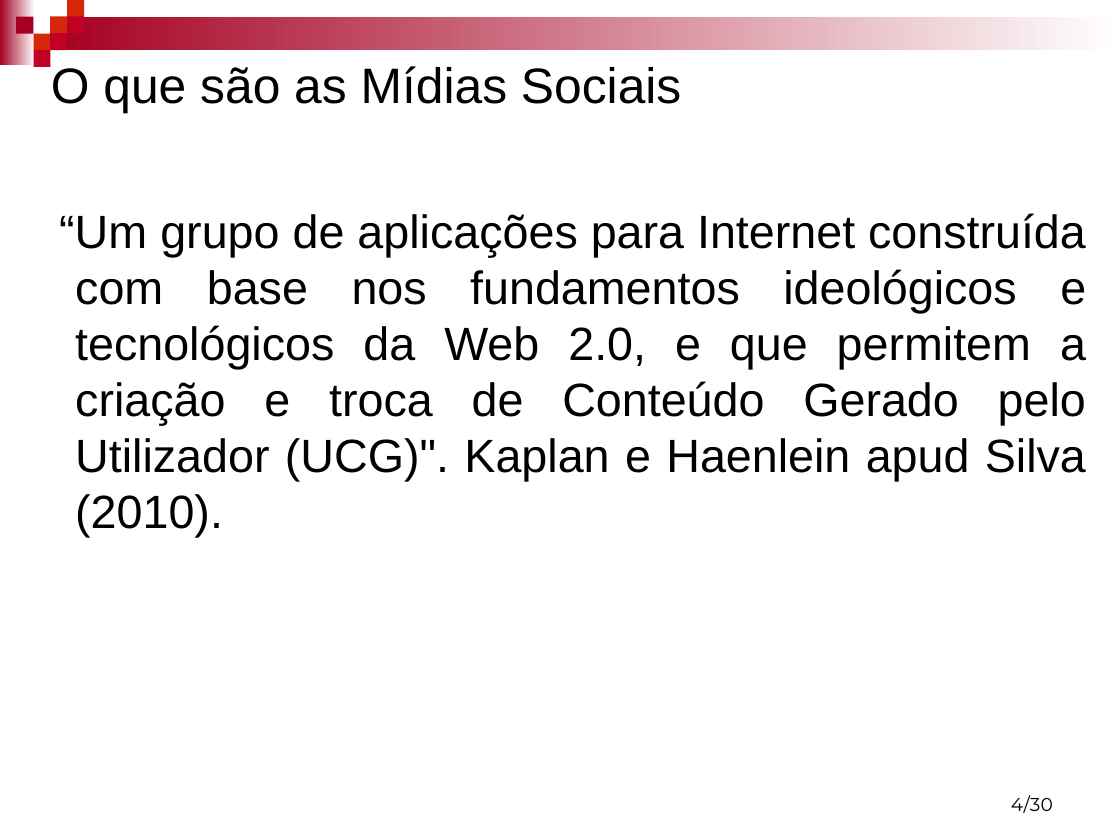
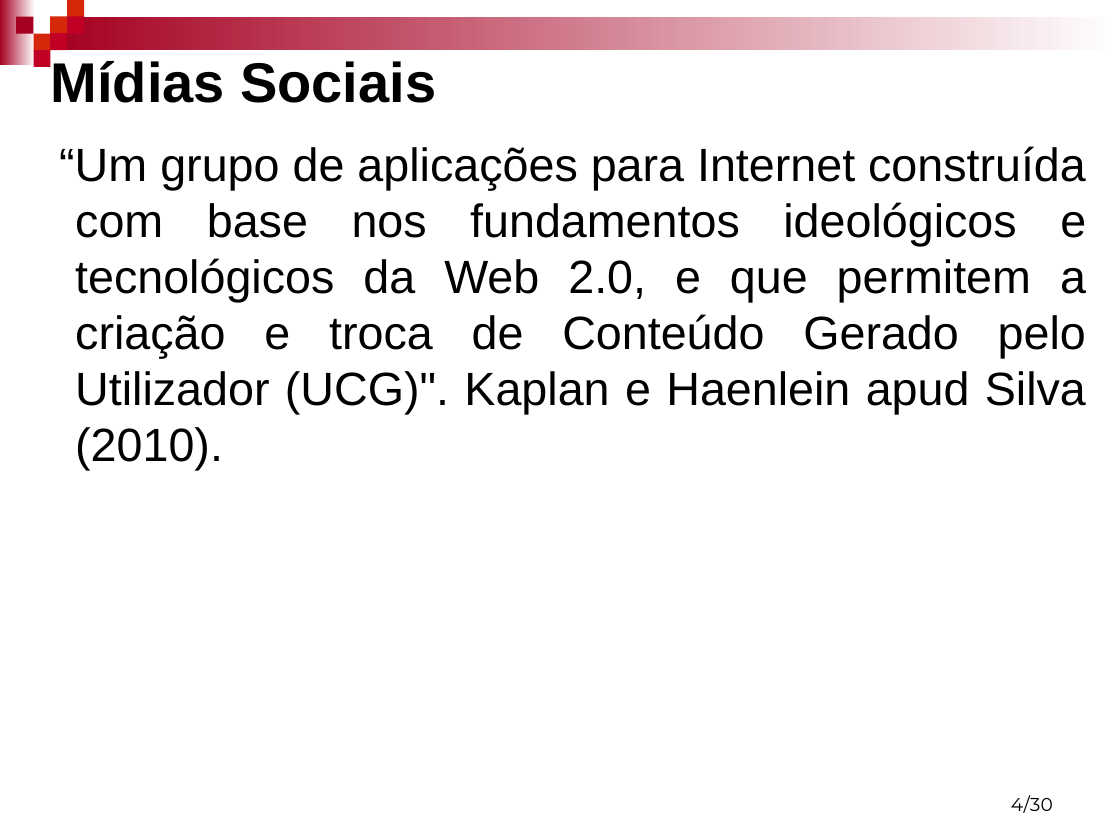
Before and after one commit to mfernado/my-project-socialmonitor, a slide deck: slide 4 of Artigo/Monitoramento de mídias Sociais - Marcos e Robson.ppt. Drawn at 1120x840 pixels with LibreOffice and Linux fonts; fonts in the diff are those of the drawing; background and template pictures are left out. Boxes give left, top, right and bottom in pixels: in the first picture for what was removed or moved away, otherwise in the second. Text is boxed around its words. In the diff, an @@ line names an element or a change of style, - is before the commit and + after.

```diff
--- a/Artigo/Monitoramento de mídias Sociais - Marcos e Robson.ppt
+++ b/Artigo/Monitoramento de mídias Sociais - Marcos e Robson.ppt
@@ title at [51,61,436,103]: text changed; size 32 to 36 pt; bold on @@
-O que são as Mídias Sociais
+Mídias Sociais
@@ text "“Um grupo de aplicações para ...": place and size @@
-text "“Um grupo de aplicações para ..." at [59,213,1086,538]
+text "“Um grupo de aplicações para ..." at [59,146,1086,470]
```
Also in this commit, not shown: 2 other slides changed.
